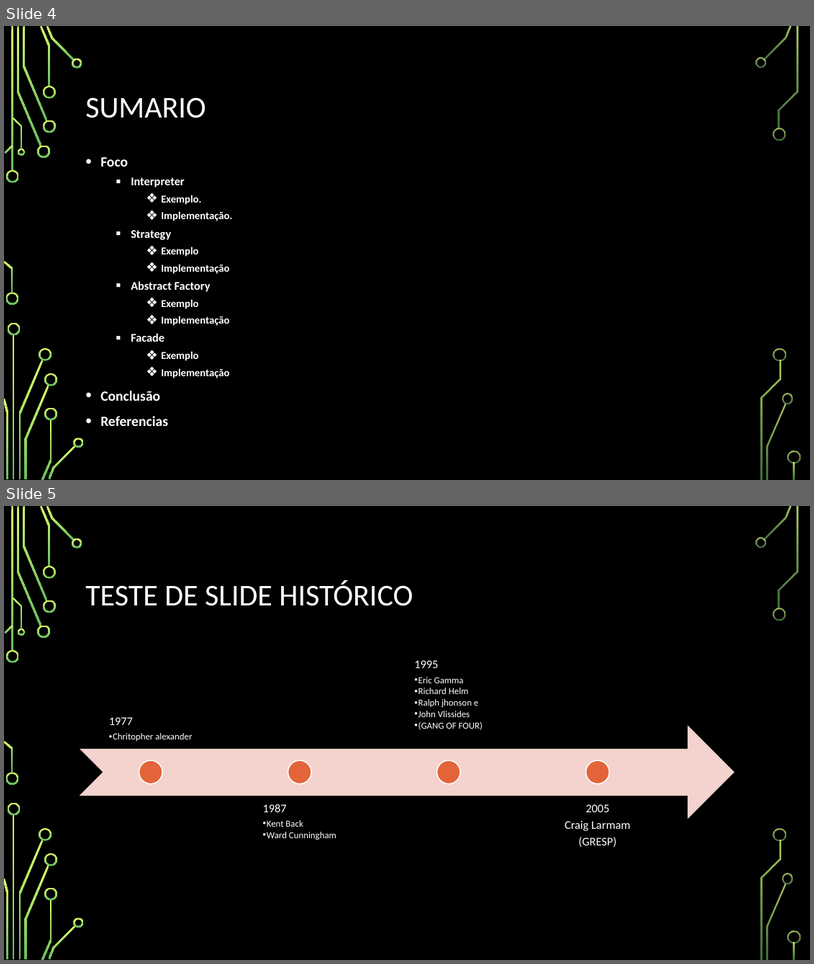
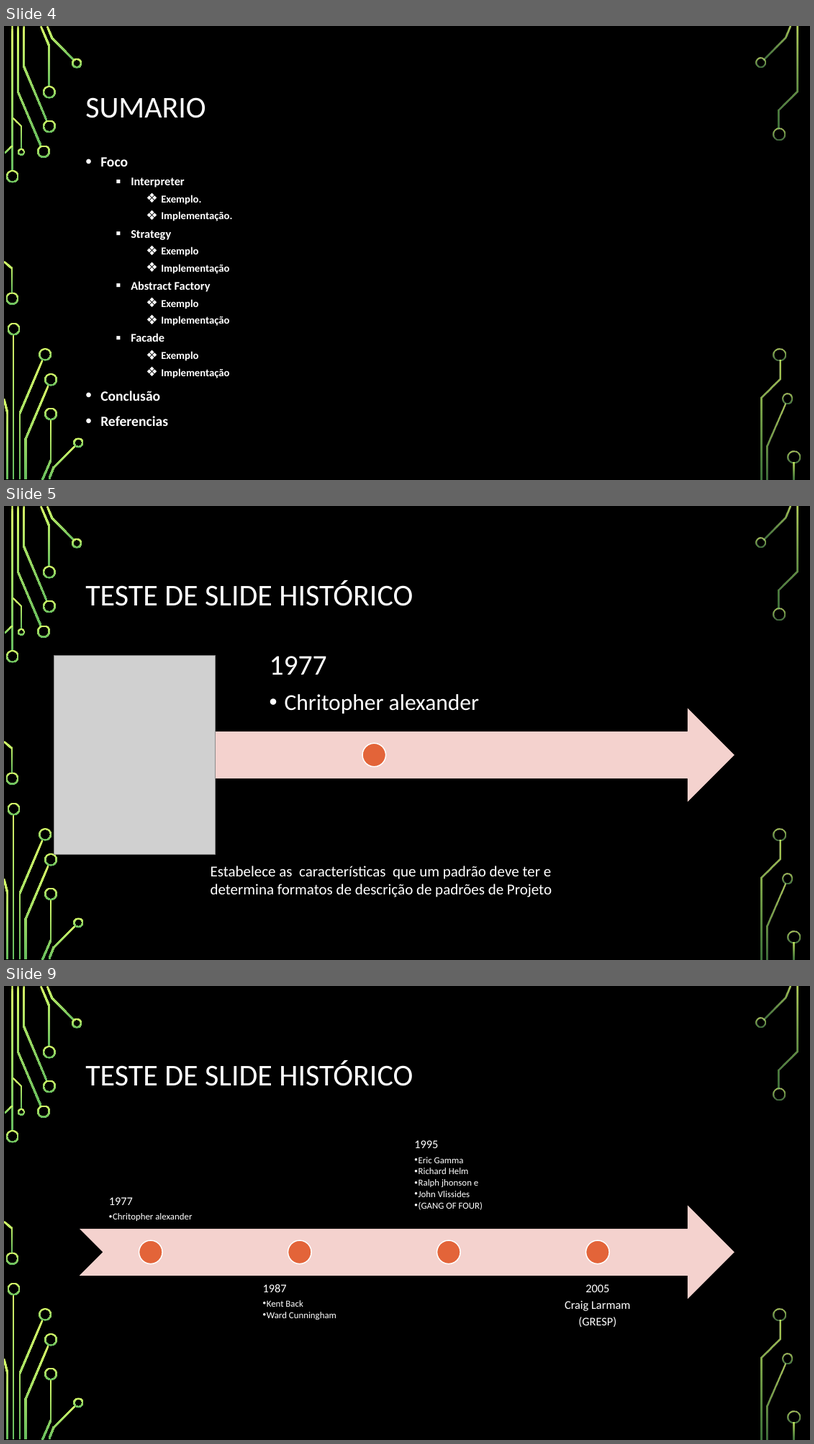
Before and after one commit to Emeson-Santos/Seminario-de-Engenharia---padroes-GoF, a slide deck: PADRÃO DE PROJETO (STRATEGY E INTERPRETER).PPTX. Shown one above the other, each under a label of ours: slides 4 and 5 before the commit, slides 4, 5 and 9 after it; the slides between them are not shown. The pictures are 814x964 and 814x1444 pixels, drawn with LibreOffice and Linux fonts; fonts in the diff are those of the drawing; grey boxes stand for pictures; background and template pictures are left out. Boxes give left, top, right and bottom in pixels: in the first picture for what was removed or moved away, otherwise in the second. Text is boxed around its words. In the diff, an @@ line names an element or a change of style, - is before the commit and + after.

```diff
--- a/PADRÃO DE PROJETO (STRATEGY E INTERPRETER).PPTX
+++ b/PADRÃO DE PROJETO (STRATEGY E INTERPRETER).PPTX
@@ slide 5 added at <box>4,506,810,960</box>, background picture (left out); not listed: 36 template elements that a slide beside it also shows @@
@@ title added at <box>85,580,413,606</box>, 36 pt, text #FFFFFF @@
+TESTE DE SLIDE HISTÓRICO
@@ picture added at <box>54,656,215,854</box> @@
@@ text added at <box>270,656,479,713</box>, 27 pt, text #FFFFFF @@
+1977
+  •• Chritopher alexander
@@ notched right arrow added at <box>80,708,735,802</box>, fill #F4D3CE @@
@@ ellipse added at <box>363,743,386,767</box>, fill #E36439, outline #FFFFFF 1.25 pt @@
@@ text added at <box>211,865,552,897</box>, 18 pt, text #FFFFFF @@
+Estabelece as características que um padrão deve ter e determina formatos de descrição de padrões de Projeto
@@ what was slide 5 is now slide 9 @@
```
Also in this commit, not shown: 13 slides changed, 5 other slides added.
